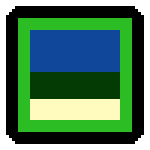
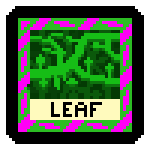
Two versions of the same layered image (150 x 150). Layer-by-layer changes:
hid "Environment-Plains" over bbox(30, 30, 120, 117)
showed "Alien-Leafwork", painted on it over bbox(27, 30, 120, 120)
hid "EnvironmentBorder" over bbox(18, 18, 132, 132)
showed "AlienPlantBorder" over bbox(18, 18, 132, 132)
